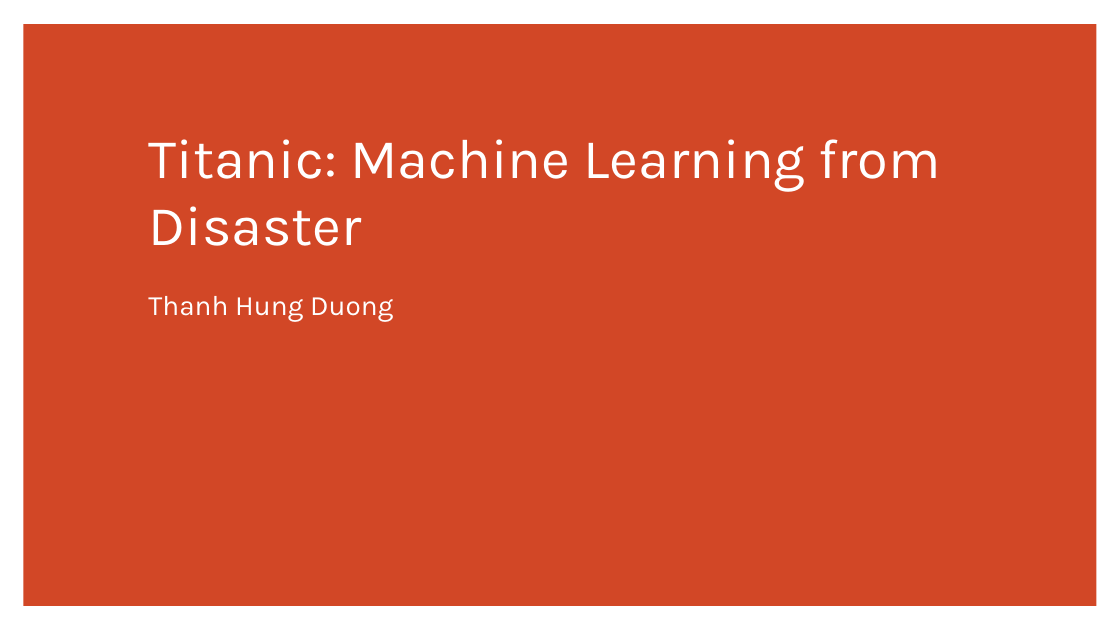
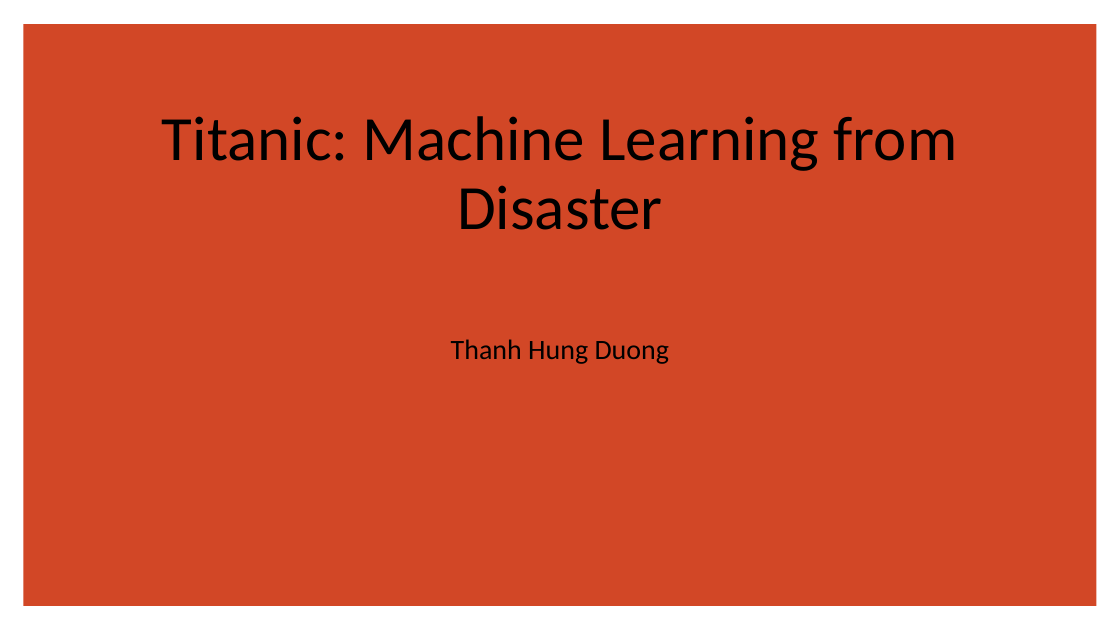
Before and after one commit to duonghung86/Kaggle-competition, a slide deck: slide 1 of Titanic 1.pptx. Drawn at 1120x630 pixels with LibreOffice and Linux fonts; fonts in the diff are those of the drawing; background and template pictures are left out. Boxes give left, top, right and bottom in pixels: in the first picture for what was removed or moved away, otherwise in the second. Text is boxed around its words. In the diff, an @@ line names an element or a change of style, - is before the commit and + after.

```diff
--- a/Titanic 1.pptx
+++ b/Titanic 1.pptx
@@ title "Titanic: Machine Learning from Disaster" moved from (x1=148, y1=139, x2=941, y2=246) to (x1=162, y1=116, x2=958, y2=230) @@
@@ title "Titanic: Machine Learning from Disaster" at (x1=162, y1=116, x2=958, y2=230): size 48 to 54 pt, font Karla to Calibri, text colour #FFFFFF to #000000; alignment left to centre; line spacing 1 to 0.9; vertical alignment top to bottom @@
@@ subtitle "Thanh Hung Duong" moved from (x1=148, y1=296, x2=393, y2=322) to (x1=451, y1=339, x2=670, y2=364) @@
@@ subtitle "Thanh Hung Duong" at (x1=451, y1=339, x2=670, y2=364): font Karla to Calibri, text colour #FFFFFF to #000000; alignment left to centre @@
```
Also in this commit, not shown: 5 other slides changed, 5 slides added.
